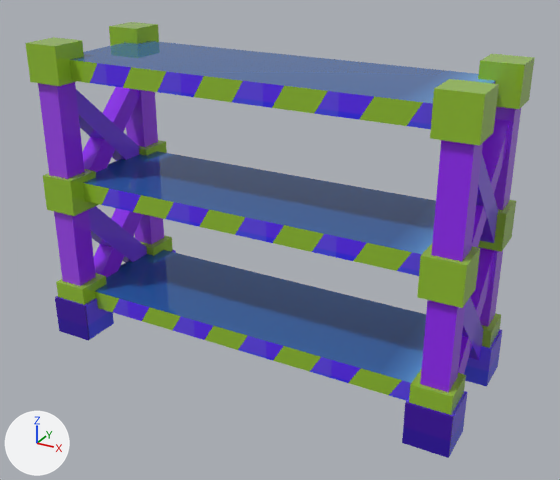
A saved change to the FBX model Assets/Art/Model/Prop/Purple_Shelf.fbx.
The view is the same before and after, from a 50 mm camera at (1.43, -2.5, 1.77) aimed at (0.06, -0.02, 0.53). Arrows for +X, +Y and +Z are at lower left; the lights stay in place. The older version comes first. Where no turn or scale is listed for an object, it has been applied to the vertices.

In view in the first picture: 'Purple_Shelf'.
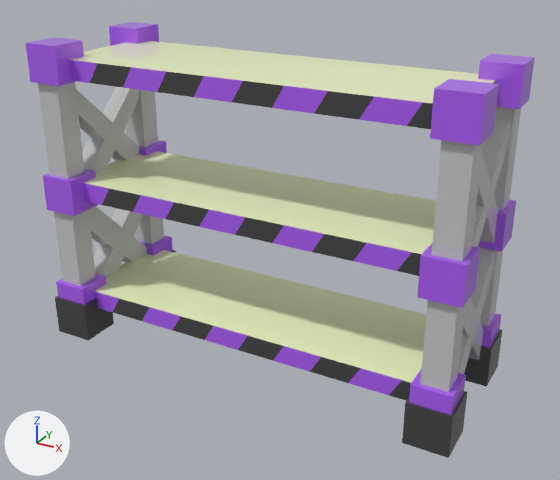
What changed in the scene script:
```text
Change me_mesh:
    used by ob_purple_shelf; location = (0.0, 0.0, 0.0)
    remove me_mesh.from_pydata(...)  # 356 vertices, 274 faces; spans x -0.89..0.9, y -0.33..0.33, z 0.0..1.27
    add me_mesh.from_pydata(...)  # 356 vertices, 228 faces; spans x -0.89..0.9, y -0.33..0.33, z 0.0..1.27
    me_mesh part 1: 228 kept faces spanning x -0.89..0.9, y -0.33..0.33, z 0.0..1.27 get new texture (UV) coordinates
    edits to the shape of me_mesh do not show in these pictures
```

Boxes (x1, y1, x2, y2) around the edits, measured in the pictures (560 x 480 px):
part 1 of me_mesh, surface changed (lighter): (25, 22, 535, 458) in both
